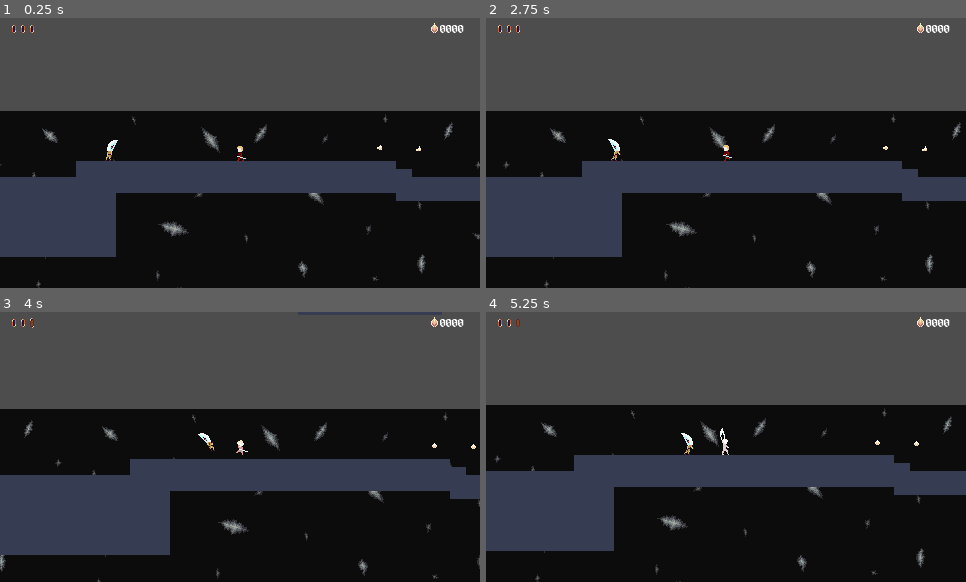
Above: before the commit, frames 1-4 (two rows, left to right).
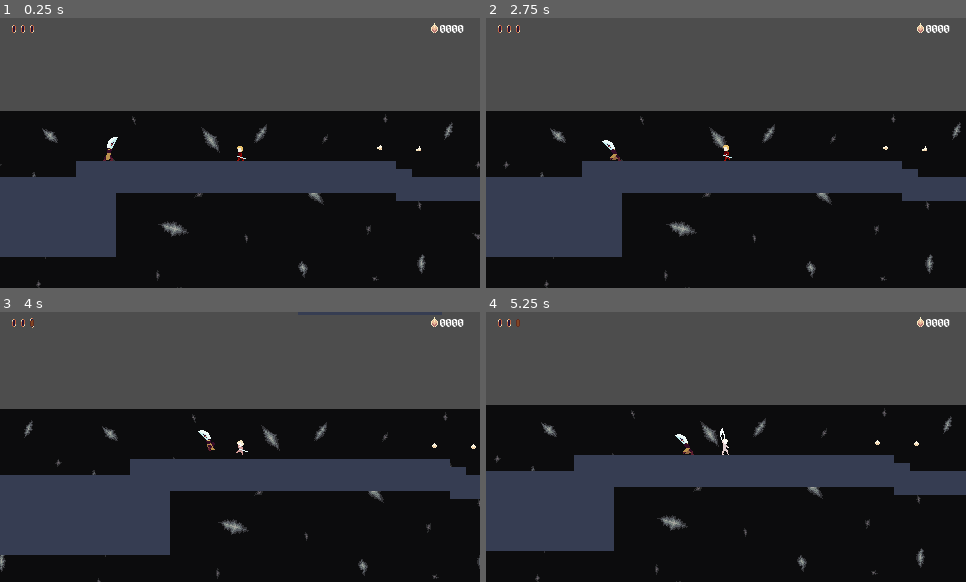
Above: after the commit, the same moments.

Repository: Zac707/into-the-night
Game: Godot game, scene res://Scenes/test_scene.tscn
The game is run twice, just before and just after one commit, with the same random seed, the same clock (stepped at 60 frames per second) and the same inputs. The project has no main scene, so this scene is started directly. The engine's default icon, where the game draws it, is replaced by a stand-in: a white triangle on a blue panel in a dark square.
Inputs:
- Up to frame 1 (0.25 s): no input
- Up to frame 2 (2.75 s): hold W (up) 0.53-2.03 s; tap L (attack) at 0.6, 1.35, 2.3 s; tap Space (jump) at 0.77, 1.52 s; hold A (left) from 2.03 s (still down); tap K (hook_test) at 2.1 s
- Up to frame 3 (4 s): tap L (attack) at 2.85, 3.6 s; tap Space (jump) at 3.02, 3.77 s; release A (left) at 3.53 s; hold S (down) from 3.53 s (still down)
- Up to frame 4 (5.25 s): release S (down) at 4.28 s; hold D (right) 4.28-5.03 s; tap K (hook_test) at 4.35 s; tap Space (jump) at 4.52 s; tap L (attack) at 4.55, 5.1 s; hold W (up) from 5.03 s (still down)

The runs differ from the first frame. In frame 1, 0.1% of the frame differs, in the area x 21-25%, y 44-53%; in frame 2, 0.2%, in the area x 24-29%, y 44-53%; in frame 3, 0.1%; in frame 4, 0.2%.

Commit message:
added new swordhead sprites

Diff:
--- a/Scenes/Enemies/swordhead.tscn
+++ b/Scenes/Enemies/swordhead.tscn
@@ -2,8 +2,8 @@
 
 [ext_resource type="Script" uid="uid://p4ql0qbapufk" path="res://Scripts/Enemy Scripts/Swordhead/swordhead.gd" id="1_ghaa6"]
 [ext_resource type="Script" uid="uid://do6c7nnosa6hf" path="res://Scripts/Enemy Scripts/Swordhead/state_machine_swordhead.gd" id="2_afpow"]
-[ext_resource type="Texture2D" uid="uid://xkaskc1rqmau" path="res://Assets/Swordhead-Sheet.png" id="2_haro7"]
 [ext_resource type="Shader" uid="uid://uj5pru8gaaa1" path="res://Scripts/no_invincibility_hurt.gdshader" id="2_qk5qr"]
+[ext_resource type="Texture2D" uid="uid://cyc421a266er" path="res://Assets/attacking_enemy_new-Sheet.png" id="3_qk5qr"]
 [ext_resource type="Script" uid="uid://ce0a6dwpwrb2l" path="res://Scripts/Enemy Scripts/Swordhead/Swordhead States/swordhead_idle.gd" id="4_1dp5w"]
 [ext_resource type="Script" uid="uid://dg1adjvfgqlf2" path="res://Scripts/Enemy Scripts/Swordhead/Swordhead States/swordhead_confused.gd" id="4_8uf12"]
 [ext_resource type="Script" uid="uid://4d2e3otwpsww" path="res://Scripts/Enemy Scripts/Swordhead/Swordhead States/swordhead_chase.gd" id="5_auwsv"]
@@ -37,7 +37,7 @@
 
 [sub_resource type="CapsuleShape2D" id="CapsuleShape2D_56vhr"]
 radius = 5.0
-height = 18.0
+height = 24.727278
 
 [sub_resource type="Animation" id="Animation_vt4ob"]
 resource_name = "attack"
@@ -69,7 +69,7 @@
 "times": PackedFloat32Array(0, 0.25),
 "transitions": PackedFloat32Array(1, 1),
 "update": 1,
-"values": [9, 10]
+"values": [10, 11]
 }
 
 [sub_resource type="Animation" id="Animation_56vhr"]
@@ -83,10 +83,10 @@
 tracks/0/interp = 1
 tracks/0/loop_wrap = true
 tracks/0/keys = {
-"times": PackedFloat32Array(0, 0.3, 0.5),
-"transitions": PackedFloat32Array(1, 1, 1),
-"update": 1,
-"values": [2, 3, 4]
+"times": PackedFloat32Array(0, 0.25, 0.35, 0.6),
+"transitions": PackedFloat32Array(1, 1, 1, 1),
+"update": 1,
+"values": [2, 3, 4, 5]
 }
 
 [sub_resource type="Animation" id="Animation_ta2yt"]
@@ -102,7 +102,7 @@
 "times": PackedFloat32Array(0, 0.4, 0.6, 1),
 "transitions": PackedFloat32Array(1, 1, 1, 1),
 "update": 1,
-"values": [5, 6, 7, 8]
+"values": [6, 7, 8, 9]
 }
 
 [sub_resource type="Animation" id="Animation_hgeoe"]
@@ -119,7 +119,7 @@
 "times": PackedFloat32Array(0),
 "transitions": PackedFloat32Array(1),
 "update": 1,
-"values": [11]
+"values": [12]
 }
 
 [sub_resource type="Animation" id="Animation_haro7"]
@@ -149,7 +149,7 @@
 "times": PackedFloat32Array(0),
 "transitions": PackedFloat32Array(1),
 "update": 1,
-"values": [12]
+"values": [13]
 }
 
 [sub_resource type="Animation" id="Animation_tk7xo"]
@@ -199,7 +199,7 @@
 "times": PackedFloat32Array(0, 0.25),
 "transitions": PackedFloat32Array(1, 1),
 "update": 1,
-"values": [22, 23]
+"values": [24, 25]
 }
 
 [sub_resource type="Animation" id="Animation_dhkrs"]
@@ -213,10 +213,10 @@
 tracks/0/interp = 1
 tracks/0/loop_wrap = true
 tracks/0/keys = {
-"times": PackedFloat32Array(0, 0.3, 0.5),
-"transitions": PackedFloat32Array(1, 1, 1),
-"update": 1,
-"values": [15, 16, 17]
+"times": PackedFloat32Array(0, 0.25, 0.35, 0.6),
+"transitions": PackedFloat32Array(1, 1, 1, 1),
+"update": 1,
+"values": [16, 17, 18, 15]
 }
 
 [sub_resource type="Animation" id="Animation_5xdhn"]
@@ -232,7 +232,7 @@
 "times": PackedFloat32Array(0, 0.4, 0.6, 1),
 "transitions": PackedFloat32Array(1, 1, 1, 1),
 "update": 1,
-"values": [18, 19, 20, 21]
+"values": [20, 21, 22, 23]
 }
 
 [sub_resource type="Animation" id="Animation_4jyny"]
@@ -249,7 +249,7 @@
 "times": PackedFloat32Array(0),
 "transitions": PackedFloat32Array(1),
 "update": 1,
-"values": [24]
+"values": [26]
 }
 
 [sub_resource type="Animation" id="Animation_qjcj6"]
@@ -279,7 +279,7 @@
 "times": PackedFloat32Array(0),
 "transitions": PackedFloat32Array(1),
 "update": 1,
-"values": [25]
+"values": [27]
 }
 
 [sub_resource type="Animation" id="Animation_vh8xy"]
@@ -296,7 +296,7 @@
 "times": PackedFloat32Array(0, 0.4),
 "transitions": PackedFloat32Array(1, 1),
 "update": 1,
-"values": [13, 14]
+"values": [14, 15]
 }
 
 [sub_resource type="Animation" id="Animation_m4x7e"]
@@ -333,14 +333,14 @@
 
 [node name="Swordhead" type="CharacterBody2D" unique_id=598764581 node_paths=PackedStringArray("attack_component", "animation_player", "health_component")]
 script = ExtResource("1_ghaa6")
-attack_component = NodePath("AttackComponent")
+attack_component = NodePath("SwordHeadComponents/AttackComponent")
 animation_player = NodePath("AnimationPlayer")
-health_component = NodePath("HealthComponent")
+health_component = NodePath("SwordHeadComponents/HealthComponent")
 
 [node name="Sprite2D" type="Sprite2D" parent="." unique_id=352463735]
 material = SubResource("ShaderMaterial_ta2yt")
-texture = ExtResource("2_haro7")
-hframes = 13
+texture = ExtResource("3_qk5qr")
+hframes = 14
 vframes = 2
 
 [node name="CollisionShape2D" type="CollisionShape2D" parent="." unique_id=470450003]
@@ -381,51 +381,60 @@
 enemy = NodePath("../..")
 metadata/_custom_type_script = "uid://cslkvmx6gbemy"
 
-[node name="DetectionArea" type="Area2D" parent="." unique_id=1875406738]
-
-[node name="CollisionShape2D" type="CollisionShape2D" parent="DetectionArea" unique_id=1834143995]
+[node name="PlayerDetection" type="Node2D" parent="." unique_id=396496352]
+visible = false
+
+[node name="DetectionArea" type="Area2D" parent="PlayerDetection" unique_id=1875406738]
+visible = false
+
+[node name="CollisionShape2D" type="CollisionShape2D" parent="PlayerDetection/DetectionArea" unique_id=1834143995]
 shape = SubResource("CircleShape2D_po0sg")
 
-[node name="AttackActivationArea" type="Area2D" parent="." unique_id=1958429704]
-
-[node name="CollisionShape2D" type="CollisionShape2D" parent="AttackActivationArea" unique_id=689433898]
+[node name="AttackActivationArea" type="Area2D" parent="PlayerDetection" unique_id=1958429704]
+visible = false
+
+[node name="CollisionShape2D" type="CollisionShape2D" parent="PlayerDetection/AttackActivationArea" unique_id=689433898]
 shape = SubResource("CircleShape2D_haro7")
 
-[node name="AttackComponent" type="Area2D" parent="." unique_id=824397792]
-
-[node name="CollisionShape2D" type="CollisionShape2D" parent="AttackComponent" unique_id=1683346055]
+[node name="SwordHeadComponents" type="Node2D" parent="." unique_id=1945292846]
+visible = false
+
+[node name="AttackComponent" type="Area2D" parent="SwordHeadComponents" unique_id=824397792]
+
+[node name="CollisionShape2D" type="CollisionShape2D" parent="SwordHeadComponents/AttackComponent" unique_id=1683346055]
 rotation = 1.5707964
 shape = SubResource("CapsuleShape2D_m4x7e")
 
-[node name="HealthComponent" type="Area2D" parent="." unique_id=1528575296 node_paths=PackedStringArray("enemy", "sprite", "flash_timer") groups=["bouncing_object"]]
+[node name="HealthComponent" type="Area2D" parent="SwordHeadComponents" unique_id=1528575296 node_paths=PackedStringArray("enemy", "sprite", "flash_timer") groups=["bouncing_object"]]
 script = ExtResource("9_haro7")
-enemy = NodePath("..")
-sprite = NodePath("../Sprite2D")
+enemy = NodePath("../..")
+sprite = NodePath("../../Sprite2D")
 flash_timer = NodePath("FlashTimer")
 
-[node name="CollisionShape2D" type="CollisionShape2D" parent="HealthComponent" unique_id=441078037]
+[node name="CollisionShape2D" type="CollisionShape2D" parent="SwordHeadComponents/HealthComponent" unique_id=441078037]
 position = Vector2(0, -1)
 shape = SubResource("CapsuleShape2D_ta2yt")
 
-[node name="FlashTimer" type="Timer" parent="HealthComponent" unique_id=1006819332]
+[node name="FlashTimer" type="Timer" parent="SwordHeadComponents/HealthComponent" unique_id=1006819332]
 wait_time = 0.2
 one_shot = true
 
-[node name="ContactHitbox" type="Area2D" parent="." unique_id=1140390453 node_paths=PackedStringArray("enemy")]
+[node name="ContactHitbox" type="Area2D" parent="SwordHeadComponents" unique_id=1140390453 node_paths=PackedStringArray("enemy")]
 script = ExtResource("11_haro7")
-enemy = NodePath("..")
-
-[node name="CollisionShape2D" type="CollisionShape2D" parent="ContactHitbox" unique_id=1235973508]
-position = Vector2(0, -1)
+enemy = NodePath("../..")
+
+[node name="CollisionShape2D" type="CollisionShape2D" parent="SwordHeadComponents/ContactHitbox" unique_id=1235973508]
+position = Vector2(-1, -3.0000002)
+rotation = -0.2146755
 shape = SubResource("CapsuleShape2D_56vhr")
 
 [node name="AnimationPlayer" type="AnimationPlayer" parent="." unique_id=2053604642]
 libraries/ = SubResource("AnimationLibrary_hgeoe")
 
-[connection signal="body_entered" from="DetectionArea" to="." method="_on_detection_area_body_entered"]
-[connection signal="body_exited" from="DetectionArea" to="." method="_on_detection_area_body_exited"]
-[connection signal="body_entered" from="AttackActivationArea" to="." method="_on_attack_activation_area_body_entered"]
-[connection signal="body_entered" from="AttackActivationArea" to="StateMachine/SwordHeadChase" method="_on_attack_activation_area_body_entered"]
-[connection signal="body_exited" from="AttackActivationArea" to="." method="_on_attack_activation_area_body_exited"]
-[connection signal="timeout" from="HealthComponent/FlashTimer" to="HealthComponent" method="_on_flash_timer_timeout"]
-[connection signal="area_entered" from="ContactHitbox" to="ContactHitbox" method="_on_area_entered"]
+[connection signal="body_entered" from="PlayerDetection/DetectionArea" to="." method="_on_detection_area_body_entered"]
+[connection signal="body_exited" from="PlayerDetection/DetectionArea" to="." method="_on_detection_area_body_exited"]
+[connection signal="body_entered" from="PlayerDetection/AttackActivationArea" to="." method="_on_attack_activation_area_body_entered"]
+[connection signal="body_entered" from="PlayerDetection/AttackActivationArea" to="StateMachine/SwordHeadChase" method="_on_attack_activation_area_body_entered"]
+[connection signal="body_exited" from="PlayerDetection/AttackActivationArea" to="." method="_on_attack_activation_area_body_exited"]
+[connection signal="timeout" from="SwordHeadComponents/HealthComponent/FlashTimer" to="SwordHeadComponents/HealthComponent" method="_on_flash_timer_timeout"]
+[connection signal="area_entered" from="SwordHeadComponents/ContactHitbox" to="SwordHeadComponents/ContactHitbox" method="_on_area_entered"]
Binary file added: Assets/attacking_enemy_new-Sheet.png
Not shown, added: Assets/attacking_enemy_new-Sheet.png.import
